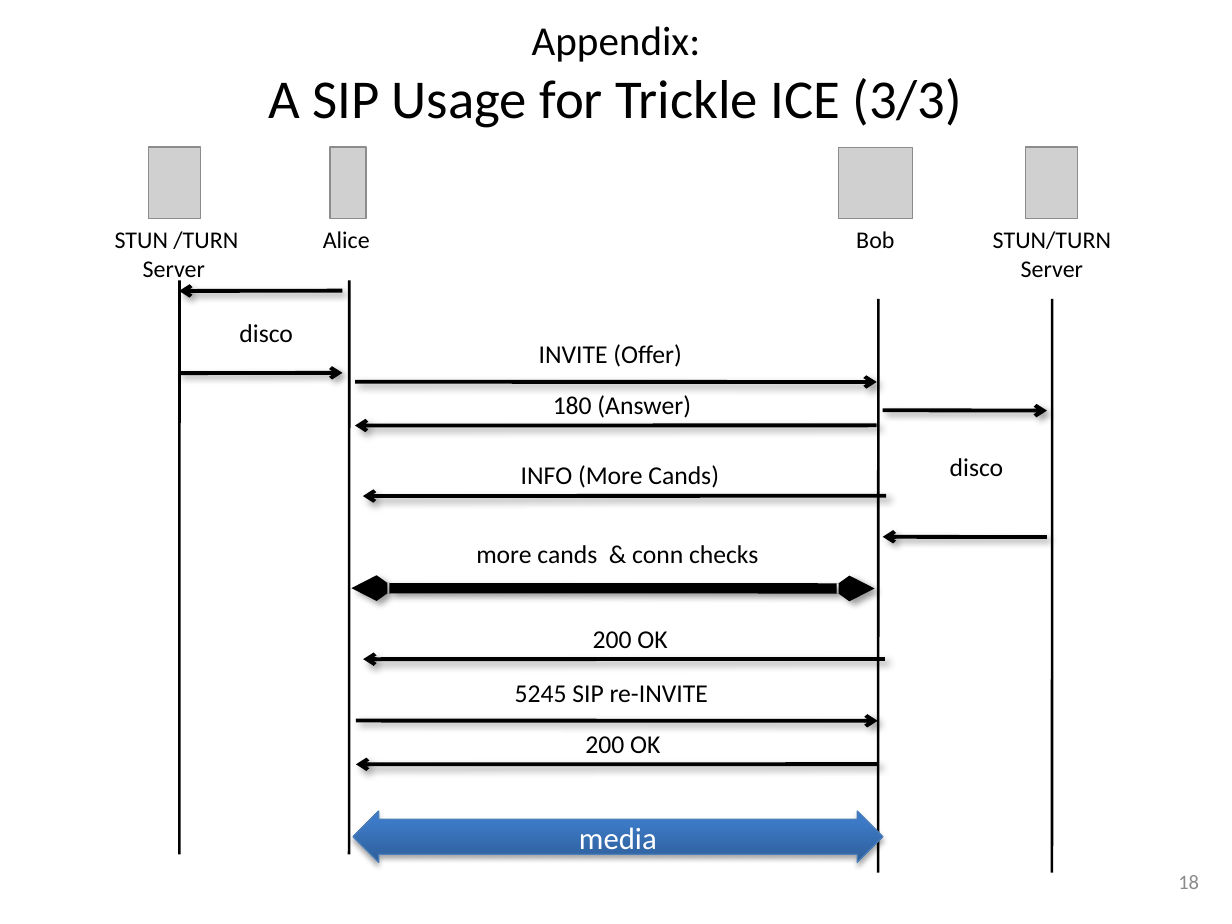
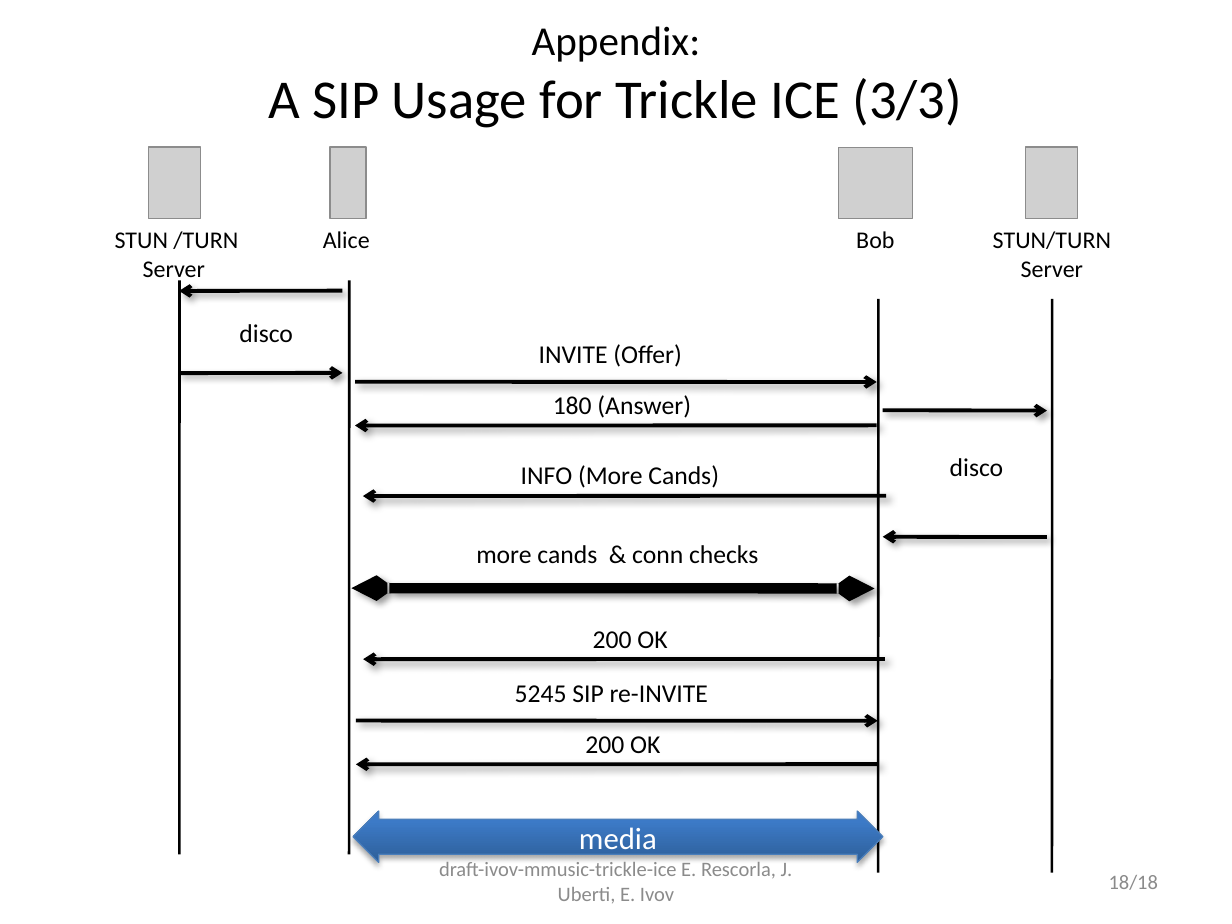
Before and after one commit to emcho/trickle-ice, a slide deck: slide 18 of slides/trickle-ice-iet86-orlando.pptx. Drawn at 1232x924 pixels with LibreOffice and Linux fonts; fonts in the diff are those of the drawing; grey boxes stand for pictures. Boxes give left, top, right and bottom in pixels: in the first picture for what was removed or moved away, otherwise in the second. Text is boxed around its words. In the diff, an @@ line names an element or a change of style, - is before the commit and + after.

```diff
--- a/slides/trickle-ice-iet86-orlando.pptx
+++ b/slides/trickle-ice-iet86-orlando.pptx
@@ text added at bbox=[439, 862, 793, 903], 12 pt, text #8C8C8C @@
+draft-ivov-mmusic-trickle-ice E. Rescorla, J. Uberti, E. Ivov
@@ page number at bbox=[1109, 875, 1158, 890]: text changed @@
-18
+18/18
```
Also in this commit, not shown: 2 other slides changed, 1 other file.
